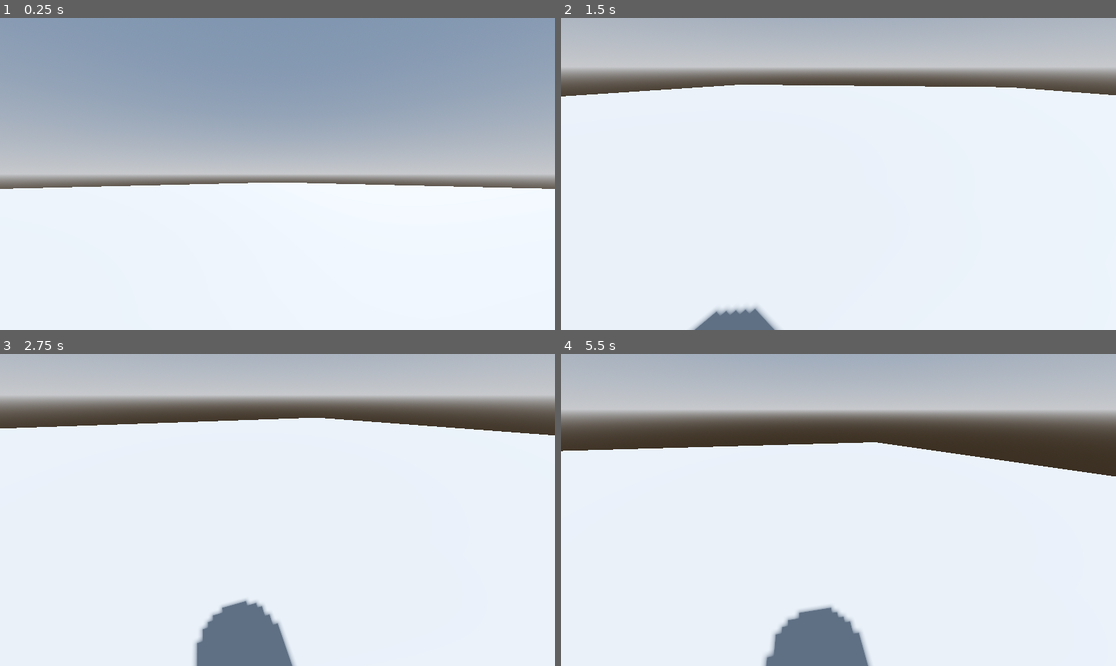
Above: before the commit, frames 1-4 (two rows, left to right).
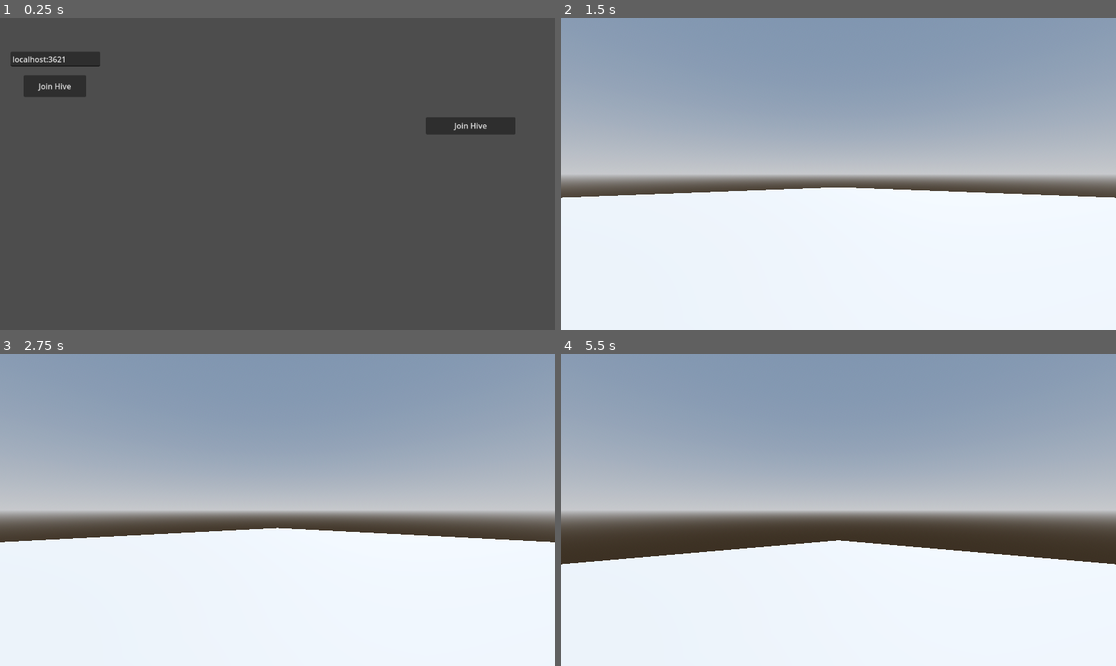
Above: after the commit, the same moments.

Repository: zingenzombie/HiveMind
Game: Godot game, scene res://start_screen.tscn
Two runs of this game, one before a commit and one after it. Both use one fixed random seed, a clock stepped at 60 frames per second and the inputs below. Before the commit the project starts from res://world.tscn.
Inputs (mouse positions are in pixels of both pictures, inside the frame that each line leads up to):
- Up to frame 1 (0.25 s): no input
- Up to frame 2 (1.5 s): click (1032, 127) at 0.5 s, where only the run after the commit has a clickable "Join Hive"; tap Enter (ui_accept) at 1.25 s; move the mouse to (866, 174) at 1.27 s; hold W (forward) from 1.28 s (still down)
- Up to frame 3 (2.75 s): keep holding W (forward); tap Enter (ui_accept) at 1.52, 2.27 s; move the mouse to (249, 510) at 2.02 s
- Up to frame 4 (5.5 s): keep holding W (forward); move the mouse to (849, 503) at 2.77 s; move the mouse to (832, 516) at 3.52 s; tap Enter (ui_accept) at 3.77, 4.52, 5.27 s; move the mouse to (877, 513) at 4.27 s; move the mouse to (794, 506) at 5.02 s

The runs differ from the first frame. In frame 1, 100% of the frame differs, in the area x 0-100%, y 0-100%; in frame 2, 57%; in frame 3, 61%; in frame 4, 66%.

Commit message:
Began primative start screen.

Diff:
--- /dev/null
+++ b/contact_hive.gd
@@ -0,0 +1,13 @@
+extends Button
+
+
+# Called when the node enters the scene tree for the first time.
+func _ready():
+	pass # Replace with function body.
+
+# Called every frame. 'delta' is the elapsed time since the previous frame.
+func _process(delta):
+	pass
+
+func _on_pressed():
+	pass
--- /dev/null
+++ b/get_hive.gd
@@ -0,0 +1,15 @@
+extends Button
+
+
+# Called when the node enters the scene tree for the first time.
+func _ready():
+	pass # Replace with function body.
+
+
+# Called every frame. 'delta' is the elapsed time since the previous frame.
+func _process(delta):
+	pass
+
+
+func _on_pressed():
+	pass # Replace with function body.
--- a/project.godot
+++ b/project.godot
@@ -11,7 +11,7 @@
 [application]
 
 config/name="HiveMind"
-run/main_scene="res://world.tscn"
+run/main_scene="res://start_screen.tscn"
 config/features=PackedStringArray("4.2", "Forward Plus")
 config/icon="res://icon.svg"
 
--- /dev/null
+++ b/start_button.gd
@@ -0,0 +1,15 @@
+extends Button
+
+
+# Called when the node enters the scene tree for the first time.
+func _ready():
+	pass # Replace with function body.
+
+
+# Called every frame. 'delta' is the elapsed time since the previous frame.
+func _process(delta):
+	pass
+
+
+func _on_pressed():
+	get_tree().change_scene_to_file("world.tscn")
--- /dev/null
+++ b/start_screen.tscn
@@ -0,0 +1,33 @@
+[gd_scene load_steps=3 format=3 uid="uid://b3frvp3nb1oid"]
+
+[ext_resource type="Script" path="res://start_button.gd" id="1_yi5kt"]
+[ext_resource type="Script" path="res://contact_hive.gd" id="2_p8r3e"]
+
+[node name="StartScreen" type="Node2D"]
+
+[node name="start_button" type="Button" parent="."]
+offset_left = 884.0
+offset_top = 206.0
+offset_right = 1070.0
+offset_bottom = 242.0
+text = "Join Hive"
+script = ExtResource("1_yi5kt")
+
+[node name="LineEdit" type="LineEdit" parent="."]
+offset_left = 22.0
+offset_top = 70.0
+offset_right = 208.0
+offset_bottom = 101.0
+text = "localhost:3621"
+placeholder_text = "Server Address"
+
+[node name="contact_hive" type="Button" parent="."]
+offset_left = 49.0
+offset_top = 119.0
+offset_right = 179.0
+offset_bottom = 164.0
+text = "Join Hive"
+script = ExtResource("2_p8r3e")
+
+[connection signal="pressed" from="start_button" to="start_button" method="_on_pressed"]
+[connection signal="pressed" from="contact_hive" to="contact_hive" method="_on_pressed"]
